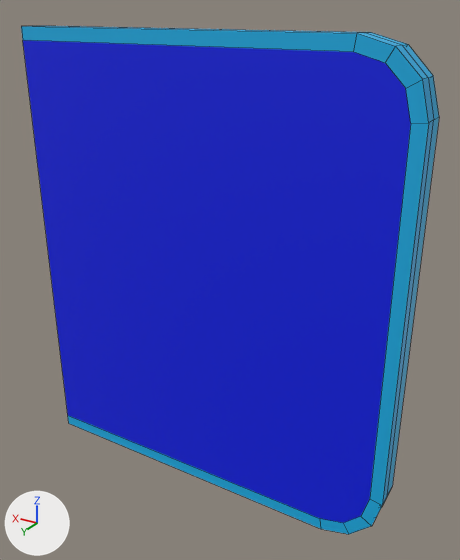
The FBX model SporeFall/Assets/Train/Assets/EdgeWall2.fbx, before and after one commit.
Before and after are seen from a 50 mm camera at (2.01, 5.79, 3.0) aimed at (5.58, -0.16, 0.03). Arrows for +X, +Y and +Z are at lower left; the lights stay in place. Mesh edges are drawn as thin lines. Where no turn or scale is listed for an object, it has been applied to the vertices.

Names of what the first picture shows: 'Edge Wall'.
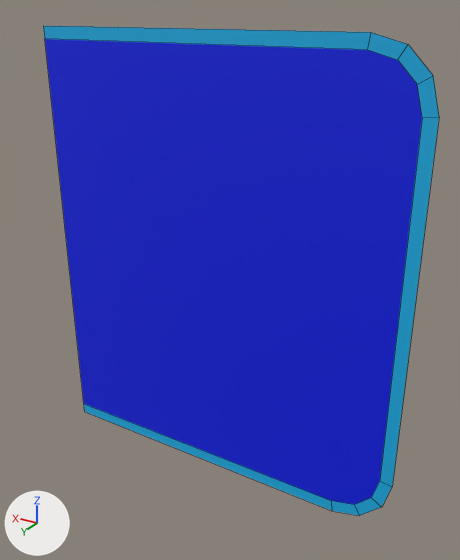
The newer file is also turned or shifted as a whole; pictures and numbers use the older file's frame.

Changed parts and their boxes [x1, y1, x2, y2] in the pictures (460 x 560 px):
```json
{"object": "Edge Wall", "change": "reshaped", "before": [21, 26, 439, 534], "after": [43, 26, 439, 516]}
{"part": 1, "of": "me_plane_004", "change": "deleted", "before": [21, 26, 439, 534], "on screen": "blue"}
```

Scene script edits in JSON lines:
```json
{"block": "me_plane_004", "where": "# used by ob_edge_wall; location = (6.2, 0.0, 0.0)"}
{"op": "remove", "block": "me_plane_004", "code": "me_plane_004.from_pydata(...)  # 49 vertices, 36 faces; spans x -2.79..2.03, y -0.17..0.17, z -2.79..2.79"}
{"op": "add", "block": "me_plane_004", "code": "me_plane_004.from_pydata(...)  # 20 vertices, 10 faces; spans x -2.79..2.03, y -0.17, z -2.79..2.79"}
{"block": "me_plane_004", "change": "me_plane_004 part 1"}
{"block": "me_plane_004", "change": "29 vertices are removed from x -2.79..2.03, y 0.0..0.17, z -2.79..2.79"}
{"block": "me_plane_004", "change": "26 faces are deleted"}
```
